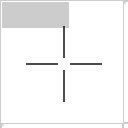
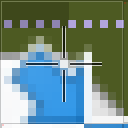
Comparing the layer stacks of the two 128px x 128px images. Changes:
moved "Crosshair" above "Layer 9" over [left=26, top=26, right=102, bottom=102]
renamed "Layer 4" to "Layer 9", showed it, painted on it over [left=0, top=0, right=128, bottom=128]
